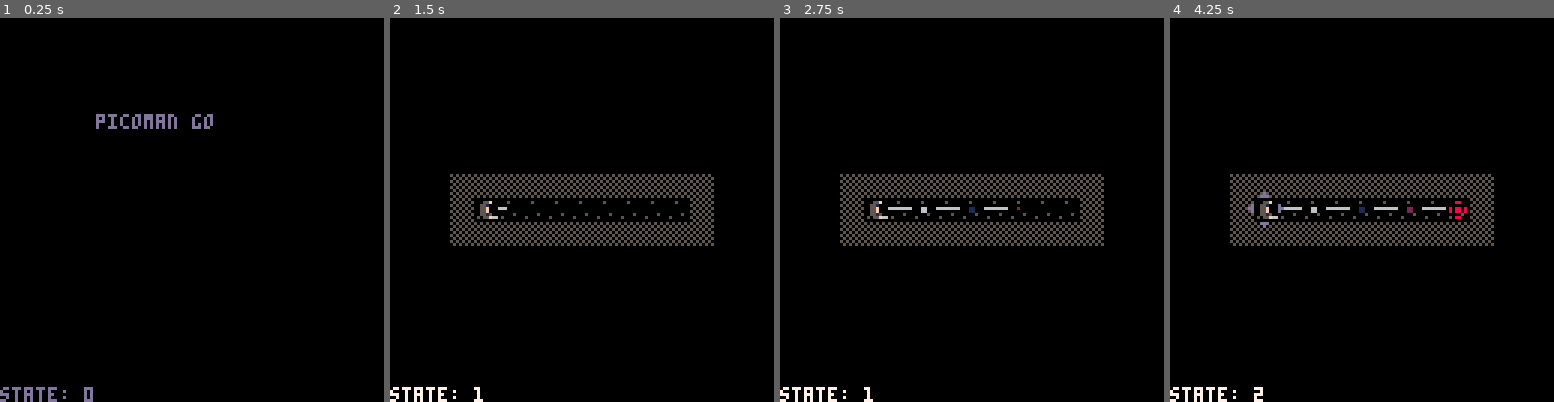
Above: before the commit, frames 1-4 (left to right).
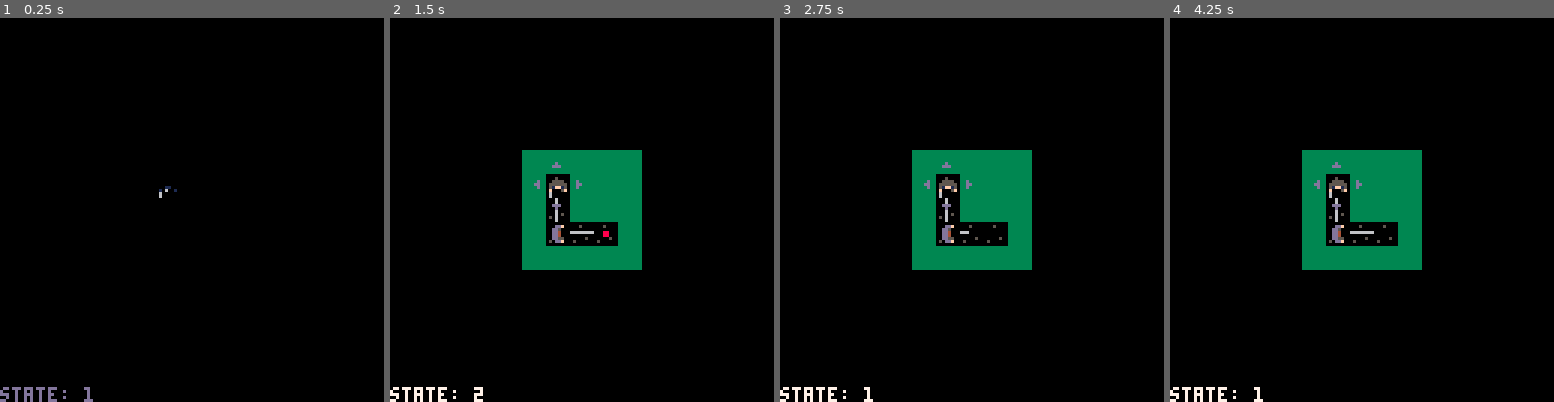
Above: after the commit, the same moments.

Repository: wesen/carts
Game: PICO-8 cartridge pico-go.p8
The game is run twice, just before and just after one commit, with the same random seed, the same clock (stepped at 60 frames per second) and the same inputs.
Inputs:
- Up to frame 1 (0.25 s): no input
- Up to frame 2 (1.5 s): tap X (X key) at 0.33, 1.07 s; tap O (Z key) at 0.7 s
- Up to frame 3 (2.75 s): hold Right 1.6-2.1 s; tap O (Z key) at 1.7, 2.1, 2.5 s; tap X (X key) at 1.85 s; hold Up 2.15-2.42 s; hold Right from 2.47 s (still down)
- Up to frame 4 (4.25 s): tap O (Z key) every 0.4 s from 2.9 to 4.1 s; tap X (X key) at 2.97, 4.08 s; release Right at 3.03 s; hold Left 3.08-3.58 s; hold Down 3.63-3.97 s; hold Right from 4.02 s (still down)

The runs differ from the first frame. In frame 1, 0.6% of the frame differs, in the area x 21-56%, y 25-100%; in frame 2, 12%; in frame 3, 12%; in frame 4, 12%, in the area x 15-85%, y 34-100%.

Commit message:
Add debug variables to skip parts of the game

Diff:
--- a/pico-go.p8
+++ b/pico-go.p8
@@ -658,7 +658,9 @@
    break
   end
  end
- if (btnp(4)) game:restart_level()
+ if btnp(4) then
+  game:restart_level()
+ end
 end
 
 -- enemies
@@ -754,8 +756,10 @@
 x screen shake on death and level
 x draw screen fade on end level cards
 x select level metalevel
-- restart level button
-- remember meta level position
+x restart level button
+x remember meta level position
+x add helper variables to skip states
+- display reload icon on game screen
 - add finish game screen
 - display level ame
 - define background tile for level
@@ -789,6 +793,12 @@
 state_play=2
 state_end_screen=3
 
+dbg_skip_start=true
+dbg_skip_metalevel=true
+dbg_auto_win=true
+dbg_start_level=1
+dbg_skip_init_animation=true
+
 class_game=class(function (self)
  self.state=state_start_screen
  self.turn=turn_player
@@ -817,20 +827,26 @@
  self.current_level=nil
 
  return add_cr(function()
-  self.state=state_start_screen
-  wait_for_cr(fade(true))
-  pal()
-  while not (btnp(4) or btnp(5)) do
- 	 yield()
- 	end
- 	printh("start game")
- 	wait_for_cr(fade())
+  if not dbg_skip_start then
+   self.state=state_start_screen
+   wait_for_cr(fade(true))
+   pal()
+   while not (btnp(4) or btnp(5)) do
+  	 yield()
+  	end
+  	printh("start game")
+  	wait_for_cr(fade())
+  end
 
 
   while true do
-   self.is_metalevel=true
-   wait_for_cr(self:play_game_level(meta_level))
-   wait_for_cr(fade())
+   if not dbg_skip_metalevel then
+    self.is_metalevel=true
+    wait_for_cr(self:play_game_level(meta_level))
+    wait_for_cr(fade())
+   else
+    self.current_level=dbg_start_level
+   end
 
    self.is_metalevel=false
    wait_for_cr(self:play_game_level(levels[self.current_level]))
@@ -858,12 +874,13 @@
 end
 
 function class_game:restart_level()
- self.request_restart=true
+ if (not self.is_metalevel) self.request_restart=true
 end
 
 function class_game:play_game_level(level)
 
  return add_cr(function()
+::again::
   self.initialized=false
   self.request_restart=false
   if (player) player:destroy()
@@ -895,12 +912,15 @@
    player.has_finished_turn=false
 
    arrows:show()
-   while not player.has_finished_turn do
+   while not player.has_finished_turn and not self.request_restart do
     if player.is_moving then
      arrows:hide()
     end
     yield()
    end
+
+   if (self.request_restart) goto again
+   if (dbg_auto_win) player.node=board.goal
 
    arrows:hide()
    printh("finished player turn")
@@ -912,7 +932,6 @@
     break
    end
 
---   if self.request_restart() goto
 
    if (self:is_win()) break
 
